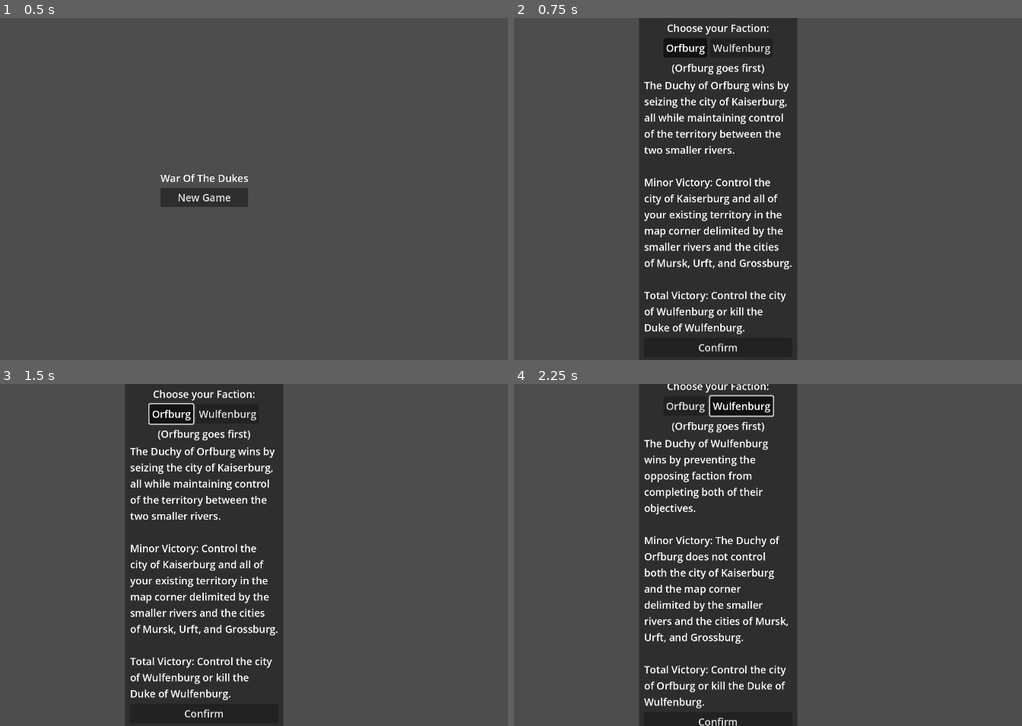
Above: before the commit, frames 1-4 (two rows, left to right).
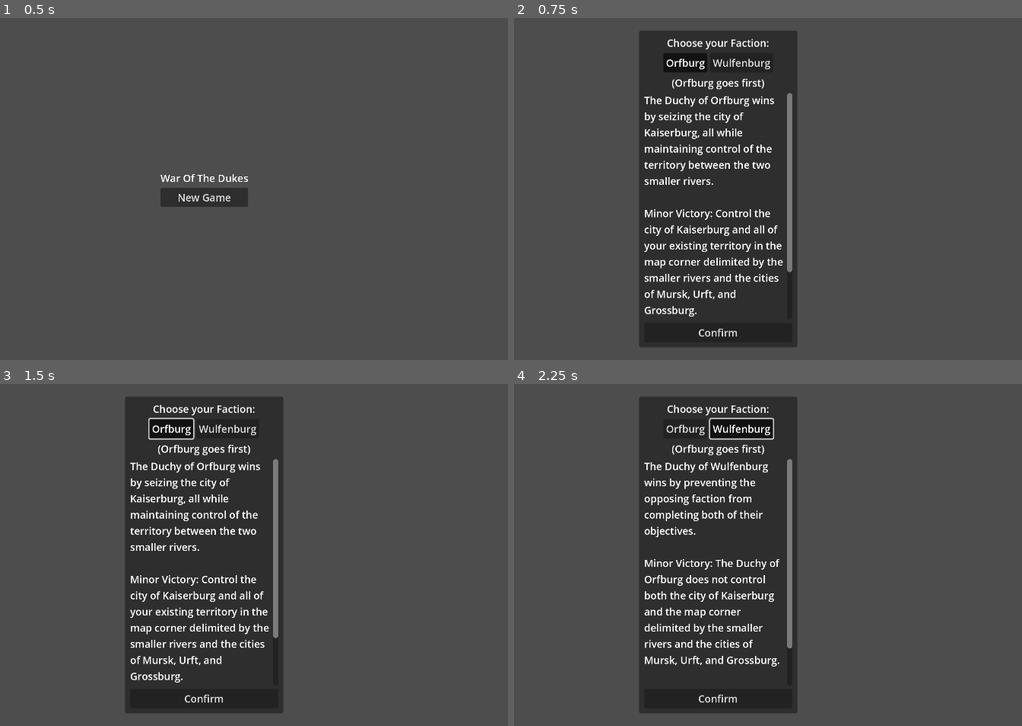
Above: after the commit, the same moments.

Repository: Jayjader/WarOfTheDukes
Game: Godot game, scene res://main_game_scene.tscn
Two runs of this game, one before a commit and one after it. Both use one fixed random seed, a clock stepped at 60 frames per second and the inputs below.
Inputs:
- Up to frame 1 (0.5 s): no input
- Up to frame 2 (0.75 s): click "New Game" at 0.5 s
- Up to frame 3 (1.5 s): click "Orfburg" at 1.25 s
- Up to frame 4 (2.25 s): click "Wulfenburg" at 2 s

Frame 1 is identical in both runs. In frame 2, 9.6% of the frame differs, in the area x 24-56%, y 0-100%; in frame 3, 9.8%; in frame 4, 11%.

Commit message:
make lobby responsive

Diff:
--- a/lobby/lobby_root.tscn
+++ b/lobby/lobby_root.tscn
@@ -22,33 +22,37 @@
 grow_vertical = 2
 alignment = 1
 
-[node name="PanelContainer" type="PanelContainer" parent="HBox"]
+[node name="MarginContainer" type="MarginContainer" parent="HBox"]
+layout_mode = 2
+theme_override_constants/margin_top = 40
+theme_override_constants/margin_bottom = 40
+
+[node name="PanelContainer" type="PanelContainer" parent="HBox/MarginContainer"]
 custom_minimum_size = Vector2(500, 0)
 layout_mode = 2
-size_flags_vertical = 4
 
-[node name="Margins" type="MarginContainer" parent="HBox/PanelContainer"]
+[node name="Margins" type="MarginContainer" parent="HBox/MarginContainer/PanelContainer"]
 layout_mode = 2
 theme_override_constants/margin_left = 16
 theme_override_constants/margin_top = 16
 theme_override_constants/margin_right = 16
 theme_override_constants/margin_bottom = 16
 
-[node name="VBox" type="VBoxContainer" parent="HBox/PanelContainer/Margins"]
+[node name="VBox" type="VBoxContainer" parent="HBox/MarginContainer/PanelContainer/Margins"]
 layout_mode = 2
 theme_override_constants/separation = 10
 
-[node name="Title" type="Label" parent="HBox/PanelContainer/Margins/VBox"]
+[node name="Title" type="Label" parent="HBox/MarginContainer/PanelContainer/Margins/VBox"]
 layout_mode = 2
 text = "Choose your Faction:"
 horizontal_alignment = 1
 
-[node name="Choice" type="HBoxContainer" parent="HBox/PanelContainer/Margins/VBox"]
+[node name="Choice" type="HBoxContainer" parent="HBox/MarginContainer/PanelContainer/Margins/VBox"]
 layout_mode = 2
 theme_override_constants/separation = 10
 alignment = 1
 
-[node name="Orfburg" type="Button" parent="HBox/PanelContainer/Margins/VBox/Choice"]
+[node name="Orfburg" type="Button" parent="HBox/MarginContainer/PanelContainer/Margins/VBox/Choice"]
 unique_name_in_owner = true
 layout_mode = 2
 toggle_mode = true
@@ -56,20 +60,27 @@
 button_group = ExtResource("2_dphmm")
 text = "Orfburg"
 
-[node name="Wulfenburg" type="Button" parent="HBox/PanelContainer/Margins/VBox/Choice"]
+[node name="Wulfenburg" type="Button" parent="HBox/MarginContainer/PanelContainer/Margins/VBox/Choice"]
 unique_name_in_owner = true
 layout_mode = 2
 toggle_mode = true
 button_group = ExtResource("2_dphmm")
 text = "Wulfenburg"
 
-[node name="Hint" type="Label" parent="HBox/PanelContainer/Margins/VBox"]
+[node name="Hint" type="Label" parent="HBox/MarginContainer/PanelContainer/Margins/VBox"]
 layout_mode = 2
 text = "(Orfburg goes first)"
 horizontal_alignment = 1
 
-[node name="FactionDetails" type="Label" parent="HBox/PanelContainer/Margins/VBox"]
+[node name="ScrollContainer" type="ScrollContainer" parent="HBox/MarginContainer/PanelContainer/Margins/VBox"]
 layout_mode = 2
+size_flags_vertical = 3
+horizontal_scroll_mode = 0
+
+[node name="FactionDetails" type="Label" parent="HBox/MarginContainer/PanelContainer/Margins/VBox/ScrollContainer"]
+layout_mode = 2
+size_flags_horizontal = 3
+size_flags_vertical = 3
 text = "The Duchy of Orfburg wins by seizing the city of Kaiserburg, all while maintaining control of the territory between the two smaller rivers.
 
 Minor Victory: Control the city of Kaiserburg and all of your existing territory in the map corner delimited by the smaller rivers and the cities of Mursk, Urft, and Grossburg.
@@ -78,10 +89,10 @@
 autowrap_mode = 3
 script = ExtResource("3_jgbwk")
 
-[node name="Confirm" type="Button" parent="HBox/PanelContainer/Margins/VBox"]
+[node name="Confirm" type="Button" parent="HBox/MarginContainer/PanelContainer/Margins/VBox"]
 layout_mode = 2
 text = "Confirm"
 
-[connection signal="player_1_faction_chosen" from="." to="HBox/PanelContainer/Margins/VBox/FactionDetails" method="faction_selected"]
-[connection signal="toggled" from="HBox/PanelContainer/Margins/VBox/Choice/Wulfenburg" to="." method="_on_wulfen_is_toggled_for_player_1"]
-[connection signal="pressed" from="HBox/PanelContainer/Margins/VBox/Confirm" to="." method="_on_confirm_pressed"]
+[connection signal="player_1_faction_chosen" from="." to="HBox/MarginContainer/PanelContainer/Margins/VBox/ScrollContainer/FactionDetails" method="faction_selected"]
+[connection signal="toggled" from="HBox/MarginContainer/PanelContainer/Margins/VBox/Choice/Wulfenburg" to="." method="_on_wulfen_is_toggled_for_player_1"]
+[connection signal="pressed" from="HBox/MarginContainer/PanelContainer/Margins/VBox/Confirm" to="." method="_on_confirm_pressed"]
